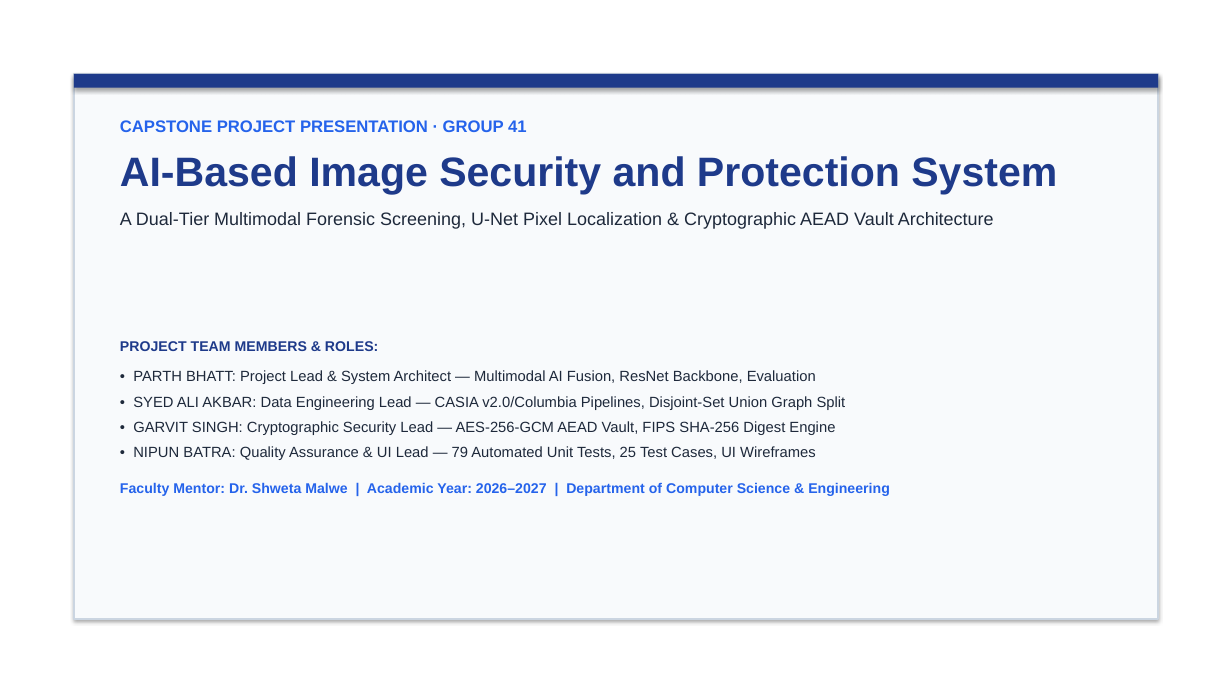
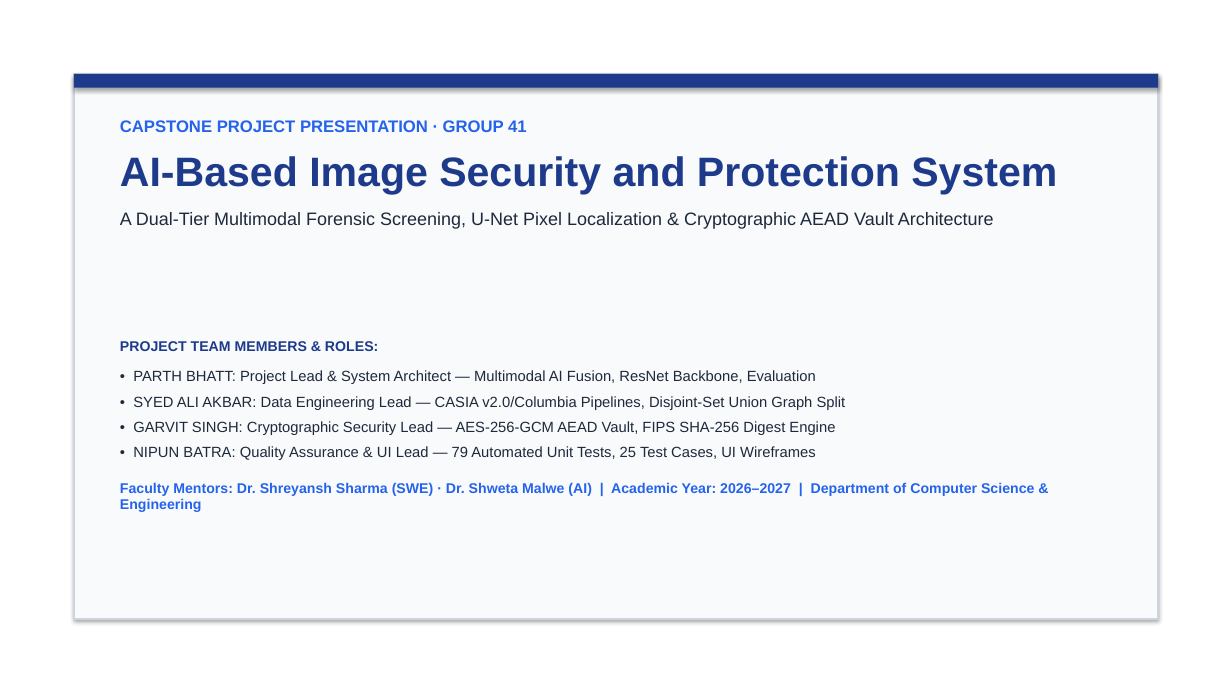
Before and after one commit to paarthbhatt/ai-image-security-protection-system, a slide deck: slide 1 of Project/08_Presentation.pptx. Drawn at 1232x693 pixels with LibreOffice and Linux fonts; fonts in the diff are those of the drawing. Boxes give left, top, right and bottom in pixels: in the first picture for what was removed or moved away, otherwise in the second. Text is boxed around its words. In the diff, an @@ line names an element or a change of style, - is before the commit and + after.

Commit message:
chore: set SWE mentor to Dr. Shreyansh Sharma, remove self-grading 15/15 references

```diff
--- a/Project/08_Presentation.pptx
+++ b/Project/08_Presentation.pptx
@@ text at bbox=[120, 482, 1034, 512]: text changed @@
-Faculty Mentor: Dr. Shweta Malwe | Academic Year: 2026–2027 | Department of Computer Science & Engineering
+Faculty Mentors: Dr. Shreyansh Sharma (SWE) · Dr. Shweta Malwe (AI) | Academic Year: 2026–2027 | Department of Computer Science & Engineering
```
Also in this commit, not shown: 9 other slides changed, 7 other files.
